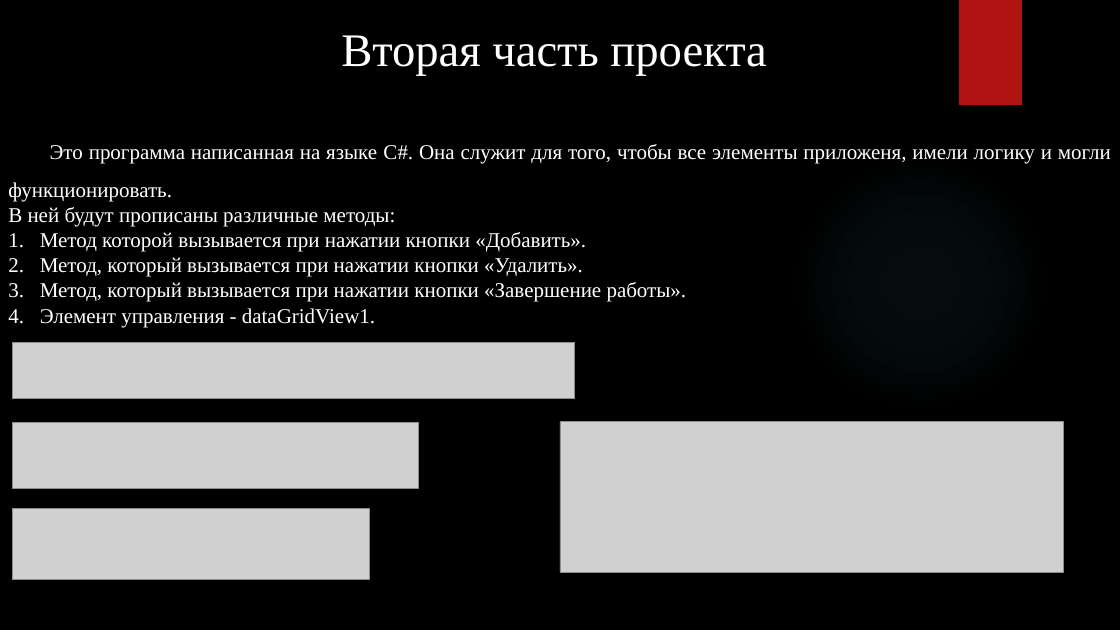
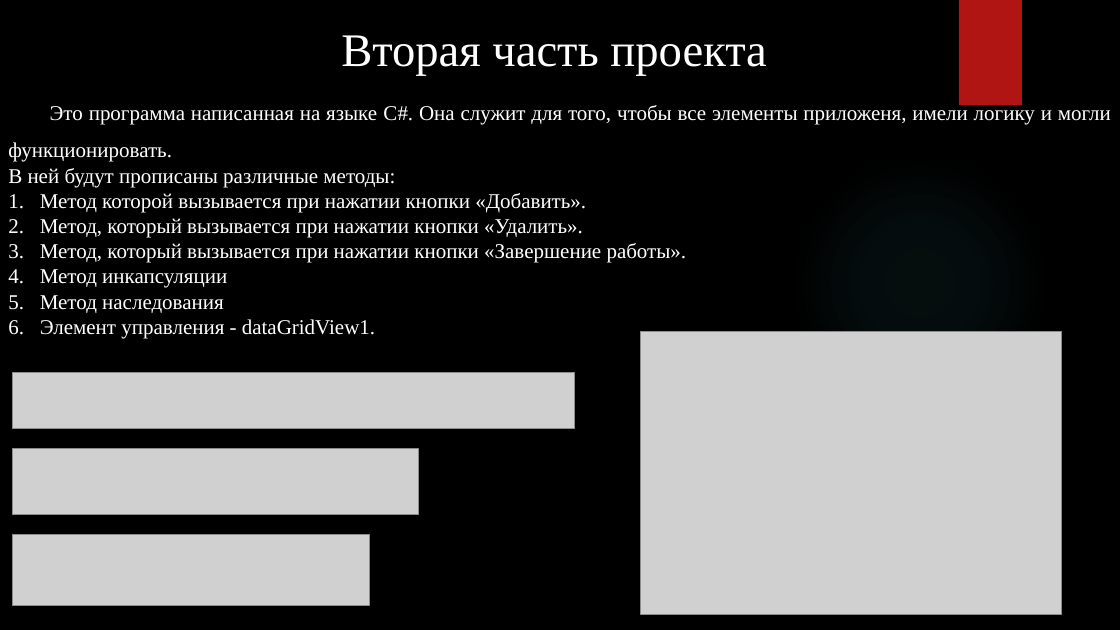
Before and after one commit to Alex-Kraken777/praktika, a slide deck: slide 11 of Презнтация к практике.pptx. Drawn at 1120x630 pixels with LibreOffice and Linux fonts; fonts in the diff are those of the drawing; grey boxes stand for pictures; background and template pictures are left out. Boxes give left, top, right and bottom in pixels: in the first picture for what was removed or moved away, otherwise in the second. Text is boxed around its words. In the diff, an @@ line names an element or a change of style, - is before the commit and + after.

```diff
--- a/Презнтация к практике.pptx
+++ b/Презнтация к практике.pptx
@@ text "Это программа написанная на языке ...": place and size @@
-text "Это программа написанная на языке ..." at (8, 144, 1111, 327)
+text "Это программа написанная на языке ..." at (8, 103, 1111, 339)
@@ text at (40, 269, 227, 313): paragraphs added @@
+4. Метод инкапсуляции
+5. Метод наследования
@@ picture added at (641, 332, 1062, 615) @@
@@ picture: place and size @@
-picture at (13, 343, 575, 399)
+picture at (13, 372, 575, 429)
@@ picture: place and size @@
-picture at (13, 423, 418, 488)
+picture at (13, 449, 418, 514)
@@ picture removed at (560, 422, 1064, 572) @@
@@ picture: place and size @@
-picture at (13, 508, 370, 580)
+picture at (13, 534, 370, 606)
```
Also in this commit, not shown: 2 other slides changed, 10 other files.
